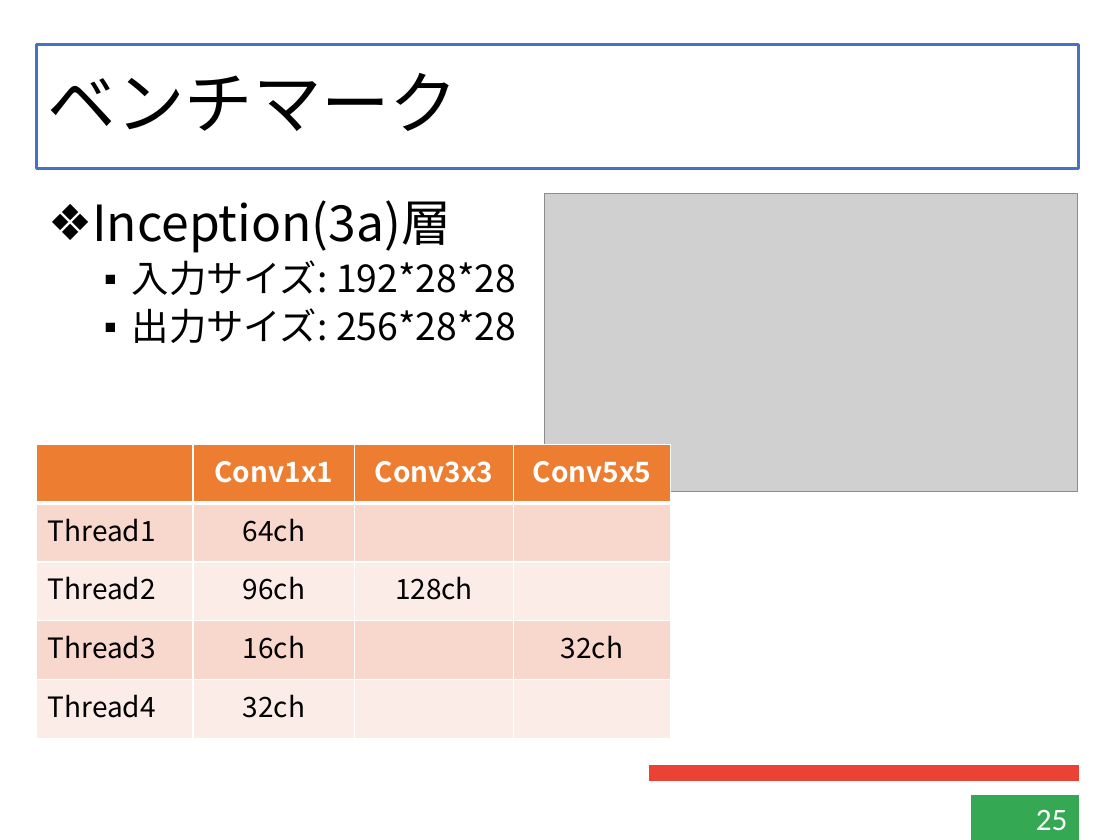
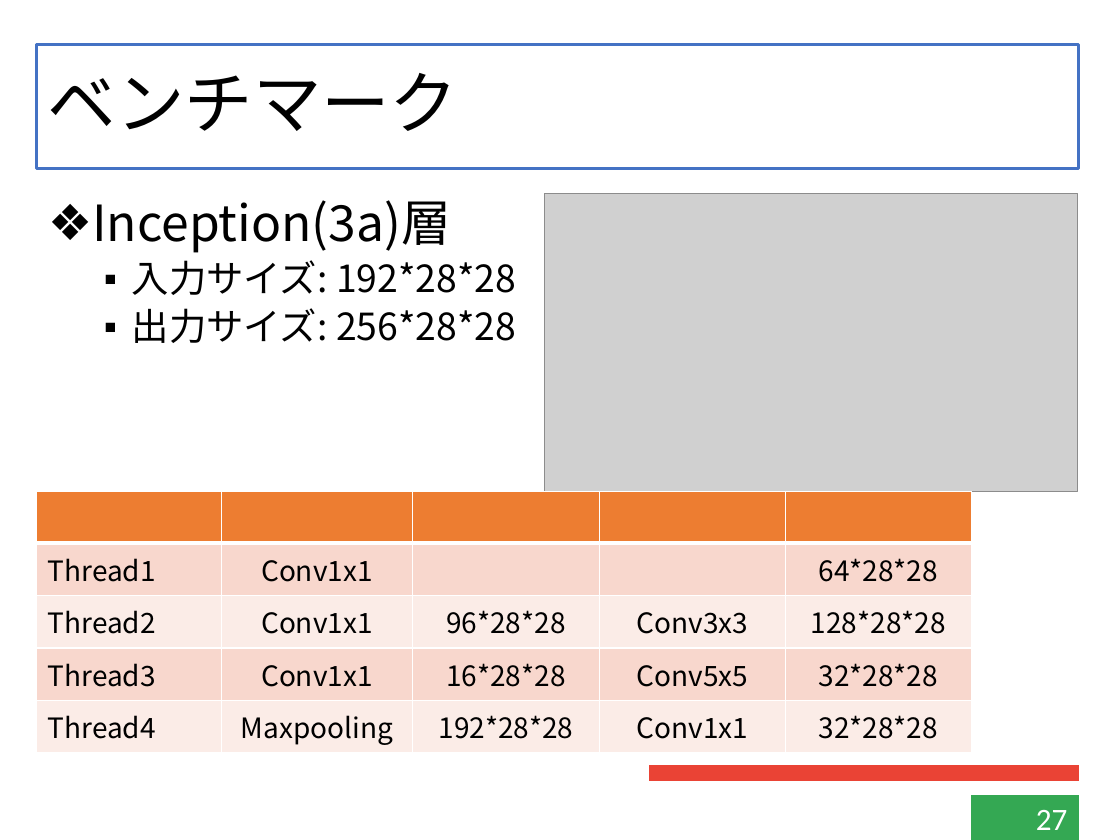
Before and after one commit to kensuke-iizuka/thesis, a slide deck: slide 27 of slide/graduate.pptx (slide 25 before the commit). Drawn at 1120x840 pixels with LibreOffice and Linux fonts; fonts in the diff are those of the drawing; grey boxes stand for pictures. Boxes give left, top, right and bottom in pixels: in the first picture for what was removed or moved away, otherwise in the second. Text is boxed around its words. In the diff, an @@ line names an element or a change of style, - is before the commit and + after.

```diff
--- a/slide/graduate.pptx
+++ b/slide/graduate.pptx
@@ table at [37, 492, 972, 749] @@
-column 2: Conv1x1 | 64ch | 96ch | 16ch | 32ch
-column 3: Conv3x3 |  | 128ch |  | 
-column 4: Conv5x5 |  |  | 32ch | 
+column 2:  | Conv1x1 | Conv1x1 | Conv1x1 | Maxpooling
+column 3:  |  | 96*28*28 | 16*28*28 | 192*28*28
+column 4:  |  | Conv3x3 | Conv5x5 | Conv1x1
+column 5:  | 64*28*28 | 128*28*28 | 32*28*28 | 32*28*28
@@ table: place and size @@
-table at [37, 445, 672, 739]
+table at [37, 492, 972, 749]
@@ page number at [1036, 810, 1068, 830]: text changed @@
-25
+27
```
Also in this commit, not shown: 15 other slides changed, 4 slides added, 8 other files.
